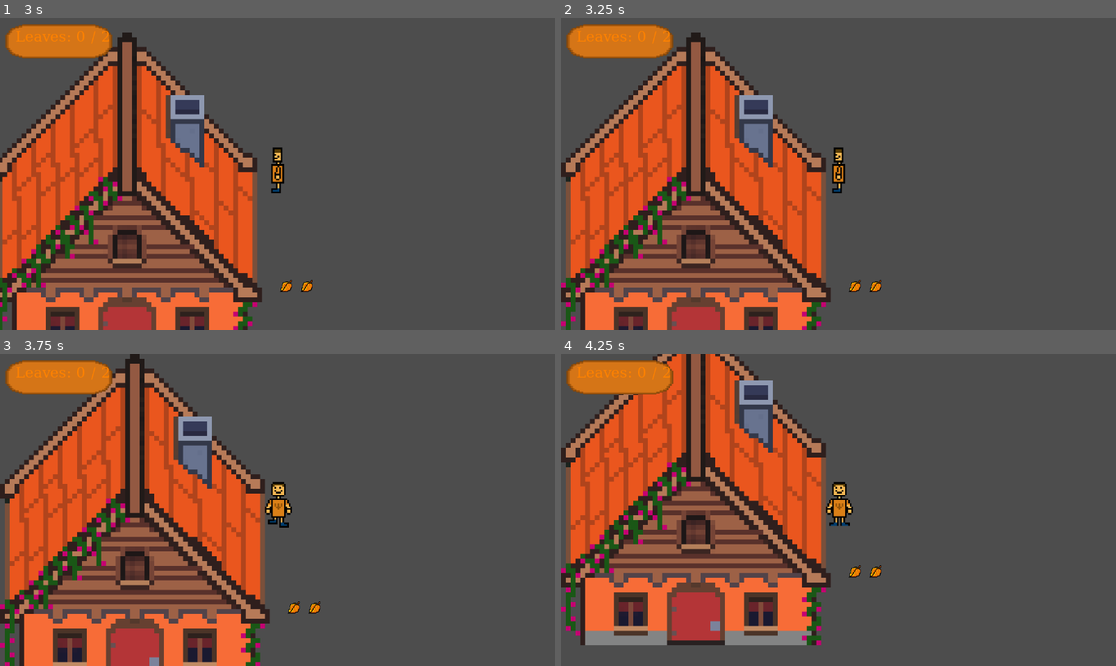
Above: before the commit, frames 1-4 (two rows, left to right).
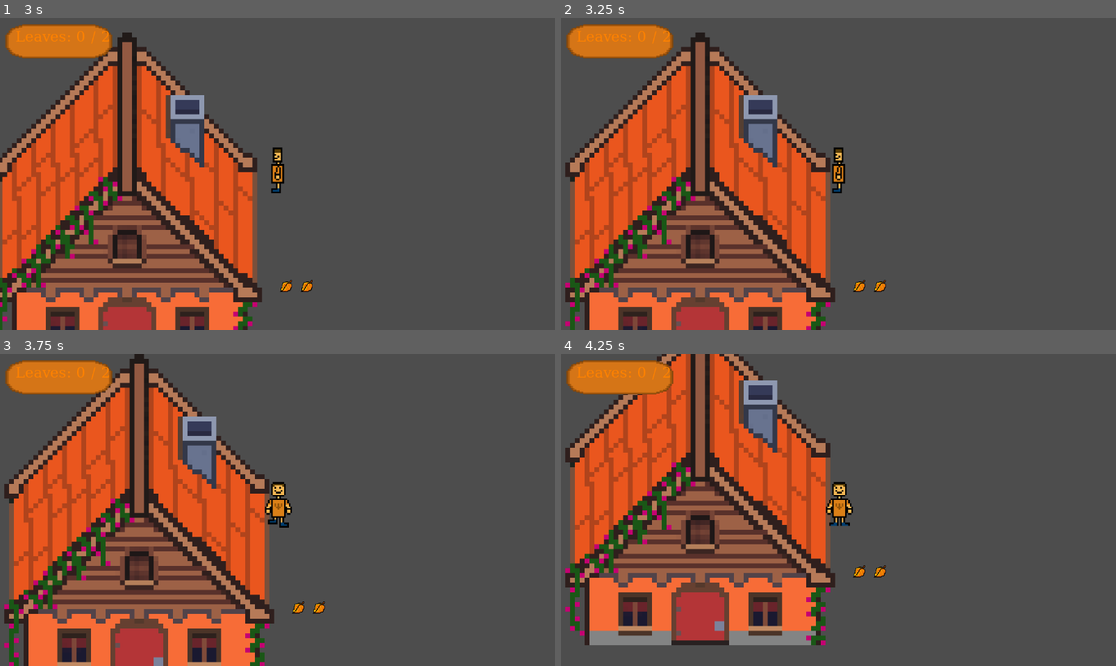
Above: after the commit, the same moments.

Repository: ILikeSloths24/cozyfalljamalittleleafy
Game: Godot game, scene res://scenes/game.tscn
Same seed, same stepped clock (60 frames per second), same inputs: the game is played once before the commit and once after it.
Inputs:
- Up to frame 1 (3 s): tap Enter at 0.5 s; hold W (move_up) 0.53-2.03 s; tap E (interact) every 0.75 s from 0.6 to 2.85 s; hold A (move_left) from 2.03 s (still down)
- Up to frame 2 (3.25 s): keep holding A (move_left)
- Up to frame 3 (3.75 s): release A (move_left) at 3.53 s; hold S (move_down) from 3.53 s (still down); tap E (interact) at 3.6 s
- Up to frame 4 (4.25 s): keep holding S (move_down)

Frame 1 is identical in both runs. In frame 2, 17% of the frame differs, in the area x 0-59%, y 4-100%; in frame 3, 18%, in the area x 0-59%, y 0-100%; in frame 4, 17%.

Commit message:
TIle Map

Diff:
--- a/a-little-leafy/scenes/house.tscn
+++ b/a-little-leafy/scenes/house.tscn
@@ -4,10 +4,12 @@
 [ext_resource type="Script" uid="uid://ba5jn6a3d6jaa" path="res://entrance.gd" id="2_rk7hg"]
 
 [sub_resource type="RectangleShape2D" id="RectangleShape2D_se78b"]
-size = Vector2(531, 461)
+size = Vector2(529, 278)
+
+[sub_resource type="RectangleShape2D" id="RectangleShape2D_qtlar"]
 
 [sub_resource type="RectangleShape2D" id="RectangleShape2D_3bgk5"]
-size = Vector2(122, 141)
+size = Vector2(488, 127)
 
 [node name="House" type="Node2D" unique_id=1177030810]
 
@@ -18,14 +20,19 @@
 [node name="Walls" type="StaticBody2D" parent="." unique_id=1014203309]
 
 [node name="CollisionShape2D" type="CollisionShape2D" parent="Walls" unique_id=1746755869]
-position = Vector2(26, 93.5)
+position = Vector2(18.5, 62)
 shape = SubResource("RectangleShape2D_se78b")
+
+[node name="CollisionShape2D2" type="CollisionShape2D" parent="Walls" unique_id=802691634]
+shape = SubResource("RectangleShape2D_qtlar")
+
+[node name="CollisionShape2D3" type="CollisionShape2D" parent="Walls" unique_id=991027954]
 
 [node name="Entrance" type="Area2D" parent="." unique_id=940489580]
 script = ExtResource("2_rk7hg")
 
 [node name="CollisionShape2D" type="CollisionShape2D" parent="Entrance" unique_id=1651182810]
-position = Vector2(22, 277.5)
+position = Vector2(25, 263.5)
 shape = SubResource("RectangleShape2D_3bgk5")
 
 [node name="EnterPrompt" type="Label" parent="." unique_id=476500907]
